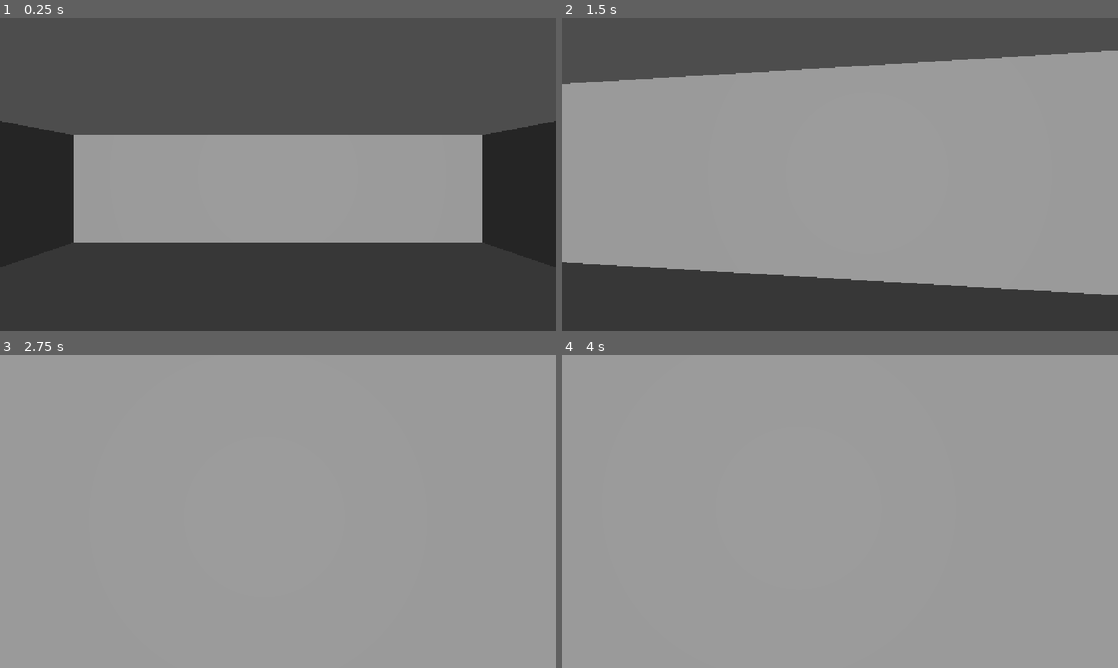
Above: before the commit, frames 1-4 (two rows, left to right).
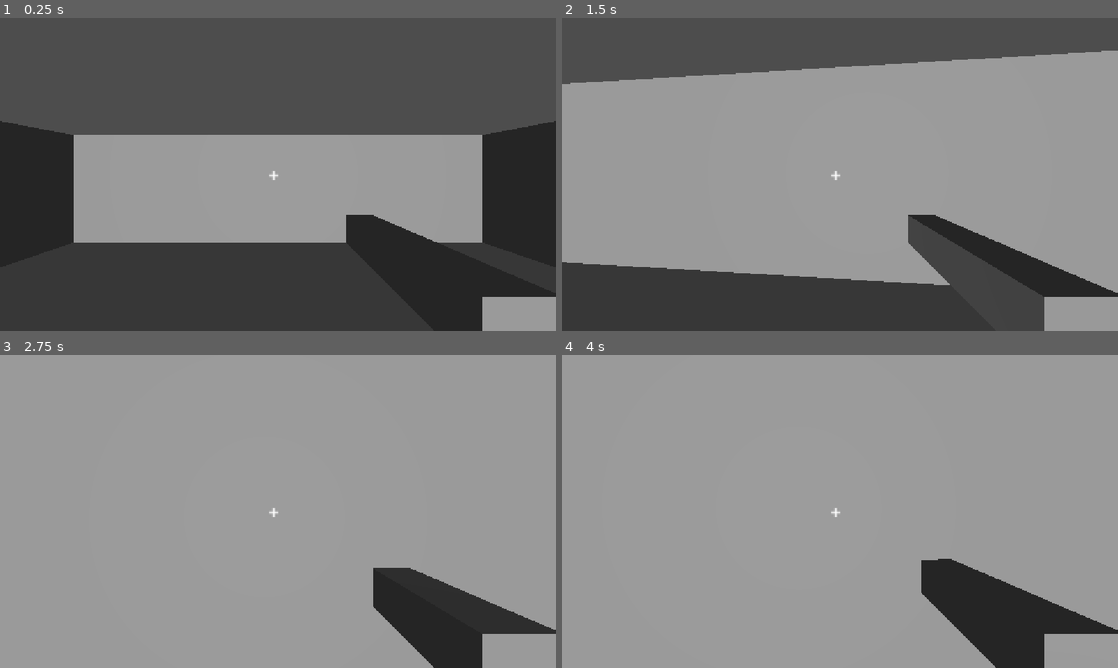
Above: after the commit, the same moments.

Repository: fahimshahriarhaider/cube-shooter
Game: Godot game, scene res://15.9.26 starting.tscn
Two runs of this game, one before a commit and one after it. Both use one fixed random seed, a clock stepped at 60 frames per second and the inputs below.
Inputs (mouse positions are in pixels of both pictures, inside the frame that each line leads up to):
- Up to frame 1 (0.25 s): no input
- Up to frame 2 (1.5 s): tap Enter (ui_accept) at 0.5, 0.77 s; move the mouse to (867, 174) at 0.52 s; hold W (move_forward) from 0.53 s (still down); click (867, 174) at 0.67 s; move the mouse to (812, 174) at 1.27 s; click (812, 174) at 1.42 s
- Up to frame 3 (2.75 s): keep holding W (move_forward); tap Enter (ui_accept) at 1.52 s; move the mouse to (289, 505) at 2.02 s; click (289, 505) at 2.17 s
- Up to frame 4 (4 s): keep holding W (move_forward); tap Enter (ui_accept) at 2.75, 3.02, 3.5, 3.77 s; move the mouse to (834, 517) at 2.77 s; click (834, 517) at 2.92 s; move the mouse to (878, 514) at 3.52 s; click (878, 514) at 3.67 s

The runs differ from the first frame. In frame 1, 2.4% of the frame differs, in the area x 48-100%, y 48-100%; in frame 2, 5.8%; in frame 3, 5.4%; in frame 4, 5.8%.

Commit message:
Day 2: Shooting mechanics working
- Added crosshair UI to the center of the screen
- Added a gun 3D model to the camera
- Implemented RayCast3D for shooting detection
- Updated player.gd with shoot() function and mouse capture
- Fixed UI Mouse Filter so the camera looks around properly

Diff:
--- a/15.9.26 starting.tscn
+++ b/15.9.26 starting.tscn
@@ -7,8 +7,13 @@
 
 [sub_resource type="Environment" id="Environment_ikxty"]
 
+[sub_resource type="BoxMesh" id="BoxMesh_lsik4"]
+
 [sub_resource type="BoxShape3D" id="BoxShape3D_imo3k"]
 size = Vector3(1, 2, 1)
+
+[sub_resource type="LabelSettings" id="LabelSettings_atgqu"]
+font_size = 40
 
 [node name="Node3D" type="Node3D" unique_id=1995195892]
 
@@ -30,6 +35,13 @@
 
 [node name="Camera3D" type="Camera3D" parent="WorldEnvironment/Player" unique_id=566058349]
 transform = Transform3D(1, 0, 0, 0, 1, 0, 0, 0, 1, 0, 1.5, 0)
+
+[node name="Gun" type="MeshInstance3D" parent="WorldEnvironment/Player/Camera3D" unique_id=1353647102]
+transform = Transform3D(0.1, 0, 0, 0, 0.1, 0, 0, 0, 0.5, 0.3, -0.2, -0.5)
+mesh = SubResource("BoxMesh_lsik4")
+
+[node name="RayCast3D" type="RayCast3D" parent="WorldEnvironment/Player/Camera3D" unique_id=1996099507]
+target_position = Vector3(0, 0, -50)
 
 [node name="CollisionShape3D" type="CollisionShape3D" parent="WorldEnvironment/Player" unique_id=929872919]
 shape = SubResource("BoxShape3D_imo3k")
@@ -54,3 +66,30 @@
 transform = Transform3D(1, 0, 0, 0, 1, 0, 0, 0, 1, -10, 2.5, 0)
 use_collision = true
 size = Vector3(1, 5, 20)
+
+[node name="UI" type="CanvasLayer" parent="." unique_id=196078632]
+
+[node name="HUD" type="Control" parent="UI" unique_id=424355822]
+layout_mode = 3
+anchors_preset = 15
+anchor_right = 1.0
+anchor_bottom = 1.0
+grow_horizontal = 2
+grow_vertical = 2
+mouse_filter = 2
+
+[node name="Label" type="Label" parent="UI/HUD" unique_id=1548359927]
+layout_mode = 1
+anchors_preset = 8
+anchor_left = 0.5
+anchor_top = 0.5
+anchor_right = 0.5
+anchor_bottom = 0.5
+offset_left = -20.0
+offset_top = -27.5
+offset_right = 20.0
+offset_bottom = 27.5
+grow_horizontal = 2
+grow_vertical = 2
+text = "+"
+label_settings = SubResource("LabelSettings_atgqu")
--- a/player.gd
+++ b/player.gd
@@ -14,6 +14,10 @@
 		rotate_y(-event.relative.x * mouse_sensitivity)
 		$Camera3D.rotate_x(-event.relative.y * mouse_sensitivity)
 		$Camera3D.rotation.x = clamp($Camera3D.rotation.x, -1.5, 1.5)
+
+	if event is InputEventMouseButton and event.pressed:
+		if event.button_index == MOUSE_BUTTON_LEFT:
+			shoot()
 
 func _physics_process(delta):
 	if not is_on_floor():
@@ -33,3 +37,10 @@
 		velocity.z = move_toward(velocity.z, 0, speed)
 
 	move_and_slide()
+
+func shoot():
+	if $Camera3D/RayCast3D.is_colliding():
+		var target = $Camera3D/RayCast3D.get_collider()
+		print("Hit: ", target.name)
+	else:
+		print("Missed!")
--- a/project.godot
+++ b/project.godot
@@ -42,6 +42,11 @@
 "events": [Object(InputEventKey,"resource_local_to_scene":false,"resource_name":"","device":-1,"window_id":0,"alt_press …(192 unchanged characters)…
 ]
 }
+shoot={
+"deadzone": 0.2,
+"events": [Object(InputEventMouseButton,"resource_local_to_scene":false,"resource_name":"","device":-1,"window_id":0,"alt_pressed":false,"shift_pressed":false,"ctrl_pressed":false,"meta_pressed":false,"button_mask":1,"position":Vector2(341, 18),"global_position":Vector2(353, 78),"factor":1.0,"button_index":1,"canceled":false,"pressed":true,"double_click":false,"script":null)
+]
+}
 
 [physics]
 
